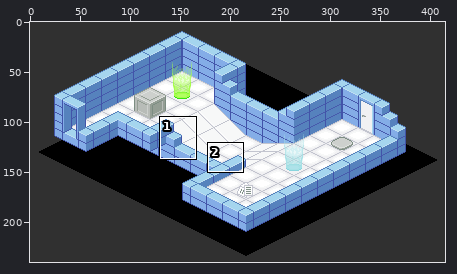
File history of a sprite sheet, trunk/images/levelshots/12-0.png. The picture above shows the old version from afar; the outline marks the close-up.
Close-up. Before:
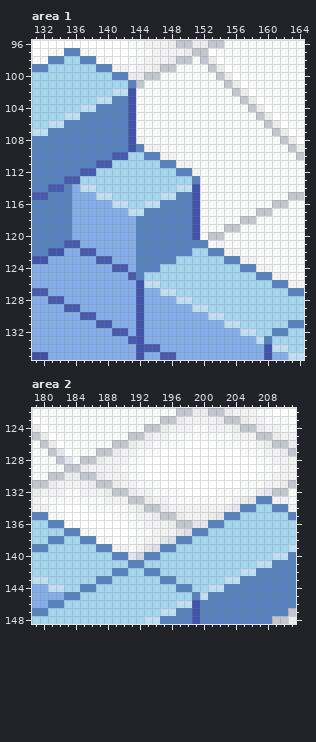
The file is 415x240 pixels. Colours within 5 levels of each other are drawn and written as one. Shown: area 1: x 131..164, y 96..135; area 2: x 179..211, y 122..148.
After:
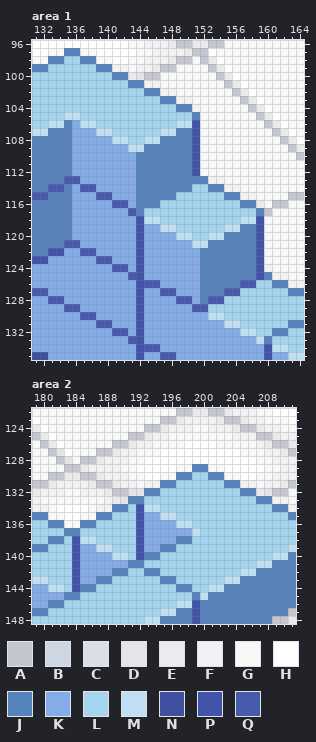
Palette (. is transparent): A #c3c5cf  B #cfd6e3  C #dbdee7  D #e3e5ea  E #ebebee  F #f1f1f3  G #f7f8f8  H #ffffff  J #5682bd  K #84ade7  L #a5d5ee  M #bedef1  N #3f50a1  P #4254a9  Q #485aac
From old to new:
--- area 1
@@ x 131..164 @@
  99 JJLLLLLLJJFFGFFEAAGGGGAEHGGGGGGGGG
-100 LLLLLLLLLLJJEEAAGGGGGGGAEHGGGGGGGG
-101 LLLLLLLLLLLLJAGGGGGGGGGGAEHGGGGGGG
-102 LLLLLLLLLLMMPGGGGGGGGGGGGAEHGGGGGG
-103 LLLLLLLLMMJJPGGGGGGGGGGGGGAEHGGGGG
-104 LLLLLLMMJJJJPGGGGGGGGGGGGGGAEHGGGG
-105 LLLLMMJJJJJJPGGGGGGGGGGGGGGGAEHGGG
-106 LLMMJJJJJJJJPGGGGGGGGGGGGGGGGAEHGG
-107 MMJJJJJJJJJJPGGGGGGGGGGGGGGGGGAEHG
-108 JJJJJJJJJJJJPFGGGGGGGGGGGGGGGGGAEH
-109 JJJJJJJJJJJJPJFFGGGGGGGGGGGGGGGGAE
-110 JJJJJJJJJJQQLLJJFFGGGGGGGGGGGGGGGA
-111 JJJJJJJJQQLLLLLLJJFFGGGGGGGGGGGGGG
-112 JJJJJJQQLLLLLLLLLLJJFGGGGGGGGGGGGG
-113 JJJJQQLLLLLLLLLLLLLLJGGGGGGGGGGGGG
-114 JJQQJKMMLLLLLLLLLLMMPGGGGGGGGGGGGG
-115 QQJJJKKKMMLLLLLLMMJJPGGGGGGGGGGGAA
-116 JJJJJKKKKKMMLLMMJJJJPGGGGGGGGGAAGG
-117 JJJJJKKKKKKKMMJJJJJJPGGGGGGGAAGGGG
-118 JJJJJKKKKKKKKJJJJJJJPGGGGGAAGGGGGG
-119 JJJJJKKKKKKKKJJJJJJJPGGGAAGGGGGGGG
-120 JJJJJKKKKKKKKJJJJJJJPGAAGGGGGGGGGG
-121 JJJJQQKKKKKKKJJJJJJJJJGFGGGGGGGGGG
-122 JJPPKKQQKKKKKJJJJJJJLLJJFFGGGGGGGG
-123 PPKKKKKKQQKKKJJJJJLLLLLLJJFFGGGGGG
-124 KKKKKKKKKKQQKJJJLLLLLLLLLLJJFFGGGG
-125 KKKKKKKKKKKKQJLLLLLLLLLLLLLLJJFFGG
-126 KKKKKKKKKKKKKPMMLLLLLLLLLLLLLLJJFF
-127 QQKKKKKKKKKKKPKKMMLLLLLLLLLLLLLLJJ
-128 KKQQKKKKKKKKKPKKKKMMLLLLLLLLLLLLLL
-129 KKKKQQKKKKKKKPKKKKKKMMLLLLLLLLLLLL
+100 LLLLLLLLLLJJEDAAGGGGGGGAEHGGGGGGGG
+101 LLLLLLLLLLLLJJFFGGGGGGGGAEHGGGGGGG
+102 LLLLLLLLLLLLLLJJFFGGGGGGGAEHGGGGGG
+103 LLLLLLLLLLLLLLLLJJFFGGGGGGAEHGGGGG
+104 LLLLLLLLLLLLLLLLLLJJFGGGGGGAEHGGGG
+105 LLLLMMLLLLLLLLLLLLLLJGGGGGGGAEHGGG
+106 LLMMJKMMLLLLLLLLLLMMPGGGGGGGGAEHGG
+107 MMJJJKKKMMLLLLLLMMJJPGGGGGGGGGAEHG
+108 JJJJJKKKKKMMLLMMJJJJPGGGGGGGGGGAEH
+109 JJJJJKKKKKKKMMJJJJJJPGGGGGGGGGGGAE
+110 JJJJJKKKKKKKKJJJJJJJPGGGGGGGGGGGGA
+111 JJJJJKKKKKKKKJJJJJJJPGGGGGGGGGGGGG
+112 JJJJJKKKKKKKKJJJJJJJPGGGGGGGGGGGGG
+113 JJJJQQKKKKKKKJJJJJJJJJFFGGGGGGGGGG
+114 JJQQJKQQKKKKKJJJJJJJLLJJFFGGGGGGGG
+115 QQJJJKKKQQKKKJJJJJLLLLLLJJFFGGGGAA
+116 JJJJJKKKKKQQKJJJLLLLLLLLLLJJEGAAGG
+117 JJJJJKKKKKKKQJLLLLLLLLLLLLLLJAGGGG
+118 JJJJJKKKKKKKKPMMLLLLLLLLLLMMPGGGGG
+119 JJJJJKKKKKKKKPKKMMLLLLLLMMJJPGGGGG
+120 JJJJJKKKKKKKKPKKKKMMLLMMJJJJPGGGGG
+121 JJJJQQKKKKKKKPKKKKKKMMJJJJJJPGGGGG
+122 JJPPKKQQKKKKKPKKKKKKKJJJJJJJPGGGGG
+123 PPKKKKKKQQKKKPKKKKKKKJJJJJJJPGGGGG
+124 KKKKKKKKKKQQKPKKKKKKKJJJJJJJPFGGGG
+125 KKKKKKKKKKKKQPKKKKKKKJJJJJJJPJFFGG
+126 KKKKKKKKKKKKKPQQKKKKKJJJJJQQLLJJFF
+127 QQKKKKKKKKKKKPKKQQKKKJJJQQLLLLLLJJ
+128 KKQQKKKKKKKKKPKKKKQQKJQQLLLLLLLLLL
+129 KKKKQQKKKKKKKPKKKKKKQQLLLLLLLLLLLL
 130 KKKKKKQQKKKKKPKKKKKKKKMMLLLLLLLLLL
--- area 2
@@ x 179..211 @@
 128 GGGADGAAEFFFGGHHHHHHHHHHHHHHGGFFF
-129 GGGGAAEFFFFGGHHHHHHHHHHHHHHHHGGFF
-130 GGAAEEAAEFFFGGHHHHHHHHHHHHHHGGFFF
-131 AAEFFFFEAAEFFGGGHHHHHHHHHHGGGFFEA
-132 EFFFGGFFFEAAEFFGGGGHHHHGGGGGEDAAG
-133 FGGGGGGGGFFFAAEFFGGGGGGGGFEDJJFFG
-134 FFGHHHHGGGGGFEAAEFFFFFFFEDJJLLJJF
-135 JJGGHHHHHHGGGFFEAAEFFFEDJJLLLLLLJ
-136 LLJJGHHHHHHHGGFFFEAADDJJLLLLLLLLL
-137 LLLLJJGGHHHHHGGFFFDCJJLLLLLLLLLLL
-138 LLJJLLJJGGHHGGFFDCJJLLLLLLLLLLLLL
-139 JJLLLLLLJJFFGFDCJJLLLLLLLLLLLLLLM
-140 LLLLLLLLLLJJDBJJLLLLLLLLLLLLLLMMJ
-141 LLLLLLLLLLLLJJLLLLLLLLLLLLLLMMJJJ
-142 LLLLLLLLLLJJLLJJLLLLLLLLLLMMJJJJJ
-143 MMLLLLLLJJLLLLLLJJLLLLLLMMJJJJJJJ
-144 KKMMLLJJLLLLLLLLLLJJLLMMJJJJJJJJJ
+129 GGGGAAEFFFFGGHHHHHGGJJGGHHHHHGGFF
+130 GGAAEEAAEFFFGGHHGGJJLLJJGGHHGGFFF
+131 AAEFFFFEAAEFFGFFJJLLLLLLJJFFGFFEA
+132 EFFFGGFFFEAADDJJLLLLLLLLLLJJEDAAG
+133 FGGGGGGGGFEDJJLLLLLLLLLLLLLLJJFFG
+134 FFGHHHHGFFJJLPMMLLLLLLLLLLLLLLJJF
+135 JJGGHHGGJJLLLPKKMMLLLLLLLLLLLLLLJ
+136 LLJJGGJJLLLLLPKKKKMMLLLLLLLLLLLLL
+137 LLLLJJLLLLLLLPKKKKKKMLLLLLLLLLLLL
+138 LLJJLPMMLLLLLPKKKKJJLLLLLLLLLLLLL
+139 JJLLLPKKMMLLLPKKJJLLLLLLLLLLLLLLM
+140 LLLLLPKKKKMMLPJJLLLLLLLLLLLLLLMMJ
+141 LLLLLPKKKKKKJJLLLLLLLLLLLLLLMMJJJ
+142 LLLLLPKKKKJJLLJJLLLLLLLLLLMMJJJJJ
+143 MMLLLPKKJJLLLLLLJJLLLLLLMMJJJJJJJ
+144 KKMMLPJJLLLLLLLLLLJJLLMMJJJJJJJJJ
 145 KKKKJJLLLLLLLLLLLLLLJMJJJJJJJJJJJ
Pixel boxes of the changes (left, top, right, bottom) in both close-ups:
changed: (72, 72, 264, 312)
changed: (72, 464, 256, 592)
